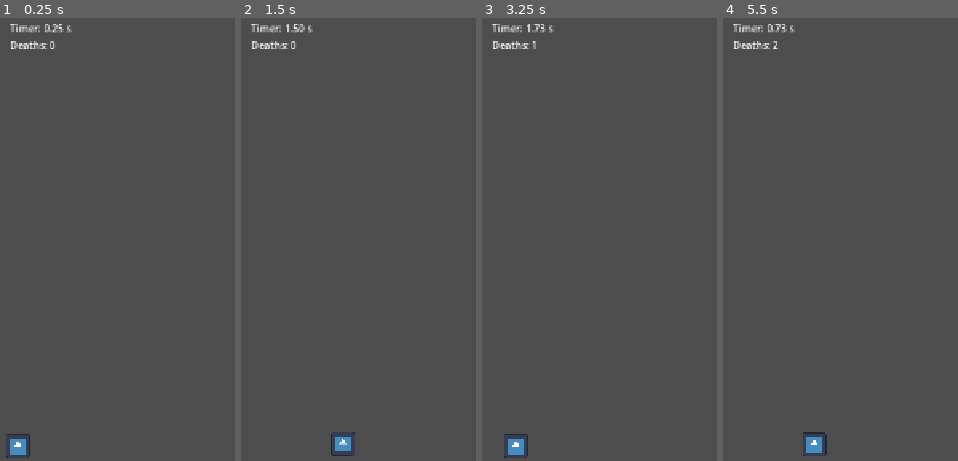
Above: before the commit, frames 1-4 (left to right).
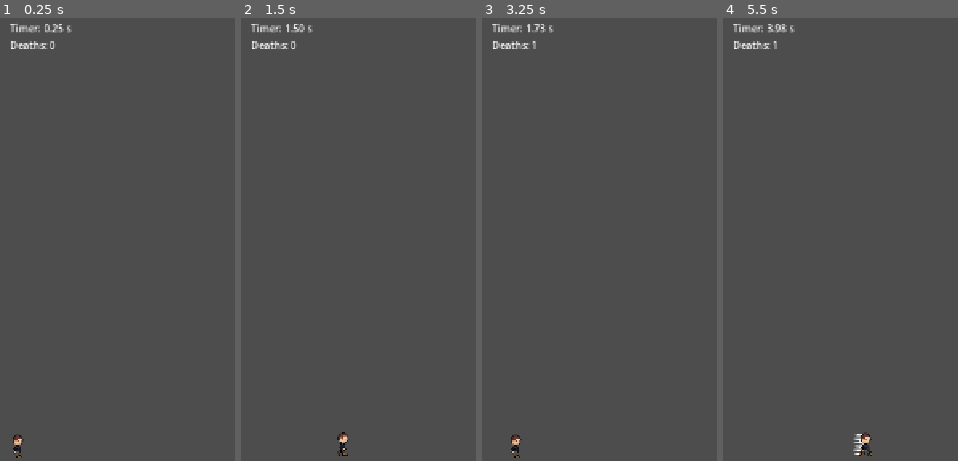
Above: after the commit, the same moments.

Repository: Maxington20/celeste-clone
Game: Godot game, scene res://scenes/levels/level_01.tscn
The game is run twice, just before and just after one commit, with the same random seed, the same clock (stepped at 60 frames per second) and the same inputs. The project has no main scene, so this scene is started directly. The engine's default icon, where the game draws it, is replaced by a stand-in: a white triangle on a blue panel in a dark square.
Inputs:
- Up to frame 1 (0.25 s): no input
- Up to frame 2 (1.5 s): tap Enter at 0.5 s; hold D (move_right) from 0.53 s (still down); tap Shift (dash) at 0.6 s; tap Space (jump) at 0.77, 0.8, 1.07, 1.35 s
- Up to frame 3 (3.25 s): tap Space (jump) at 1.52, 1.82, 2.3, 2.75, 3.02 s; tap Shift (dash) at 1.55, 2.1, 2.85 s; release D (move_right) at 2.03 s; hold A (move_left) 2.03-2.78 s; hold D (move_right) from 2.78 s (still down)
- Up to frame 4 (5.5 s): tap Space (jump) at 3.32, 3.6, 3.77, 4.07, 4.52, 4.82, 5.3 s; release D (move_right) at 4.28 s; hold A (move_left) 4.28-5.03 s; tap Shift (dash) at 4.35, 5.1 s; hold D (move_right) from 5.03 s (still down)

The runs differ from the first frame. In frame 1, 0.3% of the frame differs, in the area x 2-13%, y 93-100%; in frame 2, 0.3%; in frame 3, 0.3%; in frame 4, 0.7%, in the area x 19-64%, y 1-99%.

Commit message:
added sprites and animations and adjusted so ghost will mimic position and animation, not just position

Diff:
--- a/scenes/levels/level.gd
+++ b/scenes/levels/level.gd
@@ -13,7 +13,7 @@
 
 func _ready() -> void:
 	RunHistory.start_run()
-	var record := GameProgress.get_level_record(1)
+	var record := GameProgress.get_level_record(level_id)
 
 	if record.completed:
 		var ghost = GHOST_REPLAY_SCENE.instantiate()
@@ -24,7 +24,7 @@
 func _physics_process(delta: float) -> void:
 
 	if RunHistory.is_run_active:
-		RunHistory.record_position(player.global_position)
+		RunHistory.record_frame(player.global_position, player.animated_sprite.animation)
 		death_count_label.text =  "Deaths: " + str(RunHistory.level_death_count)
 
 	if is_replay_active:
@@ -46,7 +46,7 @@
 
 	RunHistory.complete_run()
 
-	var level_record = GameProgress.get_level_record(1)
+	var level_record = GameProgress.get_level_record(level_id)
 
 	print(level_record.best_run, level_record.best_time, level_record.completed)
 
@@ -54,7 +54,6 @@
 
 	replay_elapsed_time = 0.0
 	is_replay_active = true
-
 	spawn_ghosts()
 
 
--- a/scenes/player/player.gd
+++ b/scenes/player/player.gd
@@ -1,5 +1,6 @@
 extends CharacterBody2D
 
+@onready var animated_sprite: AnimatedSprite2D = $AnimatedSprite2D
 
 const GRAVITY := 1000.0
 const SPEED := 350.0
@@ -16,6 +17,7 @@
 const TURN_ACCELERATION := 2000.0
 const DASH_SPEED := 1000.0
 const WALL_COYOTE_TIME := 0.1
+const DASH_DURATION := 0.12
 
 var coyote_timer := 0.0
 var jump_buffer_timer := 0.0
@@ -24,11 +26,22 @@
 var air_dash_available := true
 var wall_coyote_timer := 0.0
 var last_wall_normal := Vector2.ZERO
+var last_faciing_direction := 1.0
+
+var is_dashing := false
+var dash_timer := 0.0
+var dash_direction := 0.0
 
 
 func _physics_process(delta: float) -> void:
+	var wall_jump_this_frame := false
 
-	var wall_jump_this_frame := false
+	# Dash timer
+	if is_dashing:
+		dash_timer -= delta
+
+		if dash_timer <= 0:
+			is_dashing = false
 
 	# Coyote time and gravity
 	if is_on_floor():
@@ -38,20 +51,29 @@
 		coyote_timer -= delta
 		velocity.y += GRAVITY * delta
 
+	# Wall detection / wall dash recharge
 	if is_on_wall():
 		air_dash_available = true
 		wall_coyote_timer = WALL_COYOTE_TIME
 		last_wall_normal = get_wall_normal()
-
 	else:
 		wall_coyote_timer -= delta
 
+	# Dash
 	if Input.is_action_just_pressed("dash") and air_dash_available and !is_on_floor():
-		var dash_direction := Input.get_axis("move_left", "move_right")
+		var input_direction := Input.get_axis("move_left", "move_right")
 
-		if dash_direction != 0:
+		if input_direction != 0:
+
+			last_faciing_direction = input_direction
+
+			dash_direction = input_direction
+			dash_timer = DASH_DURATION
+			is_dashing = true
+
 			velocity.x = dash_direction * DASH_SPEED
 			velocity.y = 0
+
 			air_dash_available = false
 
 	# Remember a jump press for a short time
@@ -61,11 +83,9 @@
 	else:
 		jump_buffer_timer -= delta
 
-
 	# Remember if the player releases jump
 	if Input.is_action_just_released("jump"):
 		jump_released = true
-
 
 	# Wall jump
 	if wall_coyote_timer > 0 and Input.is_action_just_pressed("jump"):
@@ -78,7 +98,6 @@
 		jump_released = false
 		wall_jump_this_frame = true
 
-
 	# Normal jump / coyote jump / buffered jump
 	elif coyote_timer > 0 and jump_buffer_timer > 0:
 		velocity.y = JUMP_VELOCITY
@@ -87,23 +106,22 @@
 		jump_buffer_timer = 0
 		jump_cut = false
 
-
 	# Cut the jump short if the button has been released
 	if jump_released and velocity.y < 0 and !jump_cut:
 		velocity.y *= 0.5
 		jump_cut = true
 
-
 	# Wall slide
 	if is_on_wall() and velocity.y > 0:
 		velocity.y = min(velocity.y, WALL_SLIDE_SPEED)
-
 
 	# Horizontal movement
 	var direction := Input.get_axis("move_left", "move_right")
 
 	if !wall_jump_this_frame:
 		if direction != 0:
+
+			last_faciing_direction = direction
 
 			var acceleration := ACCELERATION
 
@@ -118,7 +136,7 @@
 				acceleration * delta
 			)
 		else:
-			var deceleration = GROUND_DECELERATION
+			var deceleration := GROUND_DECELERATION
 
 			if !is_on_floor():
 				deceleration = AIR_ACCELERATION
@@ -129,5 +147,31 @@
 				deceleration * delta
 			)
 
+	animate_player(direction)
 
 	move_and_slide()
+
+
+func animate_player(direction: float) -> void:
+	if is_dashing:
+		if dash_direction < 0:
+			animated_sprite.play("dash_left")
+			animated_sprite.position.x = 6
+		else:
+			animated_sprite.play("dash_right")
+			animated_sprite.position.x = -6
+
+	elif direction < 0 and is_on_floor():
+		animated_sprite.play("move_left")
+		animated_sprite.position.x = 0
+
+	elif direction > 0 and is_on_floor():
+		animated_sprite.play("move_right")
+		animated_sprite.position.x = 0
+
+	elif direction == 0:
+		if last_faciing_direction < 0:
+			animated_sprite.play("idle_left")
+		else:
+			animated_sprite.play("idle_right")
+		animated_sprite.position.x = 0
--- a/scenes/player/player.tscn
+++ b/scenes/player/player.tscn
@@ -1,18 +1,178 @@
 [gd_scene format=3 uid="uid://d3cx758c7e1mg"]
 
-[ext_resource type="Texture2D" uid="uid://6w623kfplqu6" path="res://icon.svg" id="1_8afob"]
 [ext_resource type="Script" uid="uid://bw671s6myv64l" path="res://scenes/player/player.gd" id="1_dovo2"]
+[ext_resource type="Texture2D" uid="uid://bxvmcukn4gbo2" path="res://assets/art/platformer_character_test.png" id="2_dovo2"]
+
+[sub_resource type="AtlasTexture" id="AtlasTexture_fcs02"]
+atlas = ExtResource("2_dovo2")
+region = Rect2(96, 64, 32, 32)
+
+[sub_resource type="AtlasTexture" id="AtlasTexture_myrg7"]
+atlas = ExtResource("2_dovo2")
+region = Rect2(64, 64, 32, 32)
+
+[sub_resource type="AtlasTexture" id="AtlasTexture_kvlxm"]
+atlas = ExtResource("2_dovo2")
+region = Rect2(32, 64, 32, 32)
+
+[sub_resource type="AtlasTexture" id="AtlasTexture_uf5tr"]
+atlas = ExtResource("2_dovo2")
+region = Rect2(0, 64, 32, 32)
+
+[sub_resource type="AtlasTexture" id="AtlasTexture_dovo2"]
+atlas = ExtResource("2_dovo2")
+region = Rect2(0, 96, 32, 32)
+
+[sub_resource type="AtlasTexture" id="AtlasTexture_qek5x"]
+atlas = ExtResource("2_dovo2")
+region = Rect2(32, 96, 32, 32)
+
+[sub_resource type="AtlasTexture" id="AtlasTexture_5gtgg"]
+atlas = ExtResource("2_dovo2")
+region = Rect2(64, 96, 32, 32)
+
+[sub_resource type="AtlasTexture" id="AtlasTexture_h17s1"]
+atlas = ExtResource("2_dovo2")
+region = Rect2(96, 96, 32, 32)
+
+[sub_resource type="AtlasTexture" id="AtlasTexture_lgqa7"]
+atlas = ExtResource("2_dovo2")
+region = Rect2(0, 32, 32, 32)
+
+[sub_resource type="AtlasTexture" id="AtlasTexture_gmlin"]
+atlas = ExtResource("2_dovo2")
+region = Rect2(0, 0, 32, 32)
+
+[sub_resource type="AtlasTexture" id="AtlasTexture_lvxji"]
+atlas = ExtResource("2_dovo2")
+region = Rect2(96, 32, 32, 32)
+
+[sub_resource type="AtlasTexture" id="AtlasTexture_p47bc"]
+atlas = ExtResource("2_dovo2")
+region = Rect2(64, 32, 32, 32)
+
+[sub_resource type="AtlasTexture" id="AtlasTexture_75vfm"]
+atlas = ExtResource("2_dovo2")
+region = Rect2(32, 32, 32, 32)
+
+[sub_resource type="AtlasTexture" id="AtlasTexture_0owmy"]
+atlas = ExtResource("2_dovo2")
+region = Rect2(0, 32, 32, 32)
+
+[sub_resource type="AtlasTexture" id="AtlasTexture_je7p5"]
+atlas = ExtResource("2_dovo2")
+region = Rect2(0, 0, 32, 32)
+
+[sub_resource type="AtlasTexture" id="AtlasTexture_fm80t"]
+atlas = ExtResource("2_dovo2")
+region = Rect2(32, 0, 32, 32)
+
+[sub_resource type="AtlasTexture" id="AtlasTexture_gx1jg"]
+atlas = ExtResource("2_dovo2")
+region = Rect2(64, 0, 32, 32)
+
+[sub_resource type="AtlasTexture" id="AtlasTexture_ugbui"]
+atlas = ExtResource("2_dovo2")
+region = Rect2(96, 0, 32, 32)
+
+[sub_resource type="SpriteFrames" id="SpriteFrames_jvmx5"]
+animations = [{
+"frames": [{
+"duration": 2.0,
+"texture": SubResource("AtlasTexture_fcs02")
+}, {
+"duration": 2.0,
+"texture": SubResource("AtlasTexture_myrg7")
+}, {
+"duration": 2.0,
+"texture": SubResource("AtlasTexture_kvlxm")
+}, {
+"duration": 2.0,
+"texture": SubResource("AtlasTexture_uf5tr")
+}],
+"loop": 1,
+"name": &"dash_left",
+"speed": 8.0
+}, {
+"frames": [{
+"duration": 2.0,
+"texture": SubResource("AtlasTexture_dovo2")
+}, {
+"duration": 2.0,
+"texture": SubResource("AtlasTexture_qek5x")
+}, {
+"duration": 2.0,
+"texture": SubResource("AtlasTexture_5gtgg")
+}, {
+"duration": 2.0,
+"texture": SubResource("AtlasTexture_h17s1")
+}],
+"loop": 1,
+"name": &"dash_right",
+"speed": 8.0
+}, {
+"frames": [{
+"duration": 1.0,
+"texture": SubResource("AtlasTexture_lgqa7")
+}],
+"loop": 1,
+"name": &"idle_left",
+"speed": 5.0
+}, {
+"frames": [{
+"duration": 1.0,
+"texture": SubResource("AtlasTexture_gmlin")
+}],
+"loop": 1,
+"name": &"idle_right",
+"speed": 5.0
+}, {
+"frames": [{
+"duration": 1.0,
+"texture": SubResource("AtlasTexture_lvxji")
+}, {
+"duration": 1.0,
+"texture": SubResource("AtlasTexture_p47bc")
+}, {
+"duration": 1.0,
+"texture": SubResource("AtlasTexture_75vfm")
+}, {
+"duration": 1.0,
+"texture": SubResource("AtlasTexture_0owmy")
+}],
+"loop": 1,
+"name": &"move_left",
+"speed": 8.0
+}, {
+"frames": [{
+"duration": 1.0,
+"texture": SubResource("AtlasTexture_je7p5")
+}, {
+"duration": 1.0,
+"texture": SubResource("AtlasTexture_fm80t")
+}, {
+"duration": 1.0,
+"texture": SubResource("AtlasTexture_gx1jg")
+}, {
+"duration": 1.0,
+"texture": SubResource("AtlasTexture_ugbui")
+}],
+"loop": 1,
+"name": &"move_right",
+"speed": 8.0
+}]
 
 [sub_resource type="RectangleShape2D" id="RectangleShape2D_jvmx5"]
-size = Vector2(127, 127)
+size = Vector2(16, 31)
 
 [node name="Player" type="CharacterBody2D" unique_id=114236942]
-scale = Vector2(0.5, 0.5)
+scale = Vector2(2, 2)
 script = ExtResource("1_dovo2")
 
-[node name="Sprite2D" type="Sprite2D" parent="." unique_id=1238508687]
-texture = ExtResource("1_8afob")
+[node name="AnimatedSprite2D" type="AnimatedSprite2D" parent="." unique_id=71310545]
+sprite_frames = SubResource("SpriteFrames_jvmx5")
+animation = &"dash_left"
 
 [node name="CollisionShape2D" type="CollisionShape2D" parent="." unique_id=1774396868]
-position = Vector2(-0.5, 0.5)
+position = Vector2(0.5, 0.5)
 shape = SubResource("RectangleShape2D_jvmx5")
--- a/scenes/replays/ghost_replay.gd
+++ b/scenes/replays/ghost_replay.gd
@@ -2,24 +2,43 @@
 
 signal replay_finished
 
-var positions: Array[Vector2] = []
+@onready var animation_sprite: AnimatedSprite2D = $AnimatedSprite2D
+
+var frames: Array[ReplayFrame] = []
 var frame_index := 0
 var successful := false
 
-func setup(run_positions: Array[Vector2], was_successful: bool = false) -> void:
-	positions = run_positions.duplicate()
+
+func setup(run_frames: Array[ReplayFrame], was_successful: bool = false) -> void:
+	frames = run_frames.duplicate()
 	frame_index = 0
 	successful = was_successful
 
-func _physics_process(delta: float) -> void:
+	if !frames.is_empty():
+		global_position = frames[0].position
 
-	if frame_index >= positions.size():
 
+func _physics_process(_delta: float) -> void:
+	if frame_index >= frames.size():
 		if successful:
 			replay_finished.emit()
+			set_physics_process(false)
 		else:
 			queue_free()
+
 		return
 
-	global_position = positions[frame_index]
+	var replay_frame := frames[frame_index]
+
+	global_position = replay_frame.position
+	animation_sprite.play(replay_frame.animation)
+
+	# Match your player's dash sprite offset
+	if replay_frame.animation == &"dash_left":
+		animation_sprite.position.x = 6
+	elif replay_frame.animation == &"dash_right":
+		animation_sprite.position.x = -6
+	else:
+		animation_sprite.position.x = 0
+
 	frame_index += 1
--- a/scenes/replays/ghost_replay.tscn
+++ b/scenes/replays/ghost_replay.tscn
@@ -1,11 +1,171 @@
 [gd_scene format=3 uid="uid://bdel80kb5nbkk"]
 
 [ext_resource type="Script" uid="uid://nfyoye0i25o3" path="res://scenes/replays/ghost_replay.gd" id="1_jp85b"]
-[ext_resource type="Texture2D" uid="uid://6w623kfplqu6" path="res://icon.svg" id="2_vov4e"]
+[ext_resource type="Texture2D" uid="uid://bxvmcukn4gbo2" path="res://assets/art/platformer_character_test.png" id="2_vov4e"]
+
+[sub_resource type="AtlasTexture" id="AtlasTexture_al5iu"]
+atlas = ExtResource("2_vov4e")
+region = Rect2(96, 64, 32, 32)
+
+[sub_resource type="AtlasTexture" id="AtlasTexture_61kwi"]
+atlas = ExtResource("2_vov4e")
+region = Rect2(64, 64, 32, 32)
+
+[sub_resource type="AtlasTexture" id="AtlasTexture_8t07k"]
+atlas = ExtResource("2_vov4e")
+region = Rect2(32, 64, 32, 32)
+
+[sub_resource type="AtlasTexture" id="AtlasTexture_4e4bk"]
+atlas = ExtResource("2_vov4e")
+region = Rect2(0, 64, 32, 32)
+
+[sub_resource type="AtlasTexture" id="AtlasTexture_p6u1d"]
+atlas = ExtResource("2_vov4e")
+region = Rect2(0, 96, 32, 32)
+
+[sub_resource type="AtlasTexture" id="AtlasTexture_557tn"]
+atlas = ExtResource("2_vov4e")
+region = Rect2(32, 96, 32, 32)
+
+[sub_resource type="AtlasTexture" id="AtlasTexture_i3ypj"]
+atlas = ExtResource("2_vov4e")
+region = Rect2(64, 96, 32, 32)
+
+[sub_resource type="AtlasTexture" id="AtlasTexture_3n6dj"]
+atlas = ExtResource("2_vov4e")
+region = Rect2(96, 96, 32, 32)
+
+[sub_resource type="AtlasTexture" id="AtlasTexture_f04cr"]
+atlas = ExtResource("2_vov4e")
+region = Rect2(0, 32, 32, 32)
+
+[sub_resource type="AtlasTexture" id="AtlasTexture_og74t"]
+atlas = ExtResource("2_vov4e")
+region = Rect2(0, 0, 32, 32)
+
+[sub_resource type="AtlasTexture" id="AtlasTexture_2qvvd"]
+atlas = ExtResource("2_vov4e")
+region = Rect2(96, 32, 32, 32)
+
+[sub_resource type="AtlasTexture" id="AtlasTexture_anjw0"]
+atlas = ExtResource("2_vov4e")
+region = Rect2(64, 32, 32, 32)
+
+[sub_resource type="AtlasTexture" id="AtlasTexture_mt4uq"]
+atlas = ExtResource("2_vov4e")
+region = Rect2(32, 32, 32, 32)
+
+[sub_resource type="AtlasTexture" id="AtlasTexture_4kv28"]
+atlas = ExtResource("2_vov4e")
+region = Rect2(0, 32, 32, 32)
+
+[sub_resource type="AtlasTexture" id="AtlasTexture_76rkb"]
+atlas = ExtResource("2_vov4e")
+region = Rect2(0, 0, 32, 32)
+
+[sub_resource type="AtlasTexture" id="AtlasTexture_rbala"]
+atlas = ExtResource("2_vov4e")
+region = Rect2(32, 0, 32, 32)
+
+[sub_resource type="AtlasTexture" id="AtlasTexture_twtt2"]
+atlas = ExtResource("2_vov4e")
+region = Rect2(64, 0, 32, 32)
+
+[sub_resource type="AtlasTexture" id="AtlasTexture_uvcjl"]
+atlas = ExtResource("2_vov4e")
+region = Rect2(96, 0, 32, 32)
+
+[sub_resource type="SpriteFrames" id="SpriteFrames_jvmx5"]
+animations = [{
+"frames": [{
+"duration": 2.0,
+"texture": SubResource("AtlasTexture_al5iu")
+}, {
+"duration": 2.0,
+"texture": SubResource("AtlasTexture_61kwi")
+}, {
+"duration": 2.0,
+"texture": SubResource("AtlasTexture_8t07k")
+}, {
+"duration": 2.0,
+"texture": SubResource("AtlasTexture_4e4bk")
+}],
+"loop": 1,
+"name": &"dash_left",
+"speed": 8.0
+}, {
+"frames": [{
+"duration": 2.0,
+"texture": SubResource("AtlasTexture_p6u1d")
+}, {
+"duration": 2.0,
+"texture": SubResource("AtlasTexture_557tn")
+}, {
+"duration": 2.0,
+"texture": SubResource("AtlasTexture_i3ypj")
+}, {
+"duration": 2.0,
+"texture": SubResource("AtlasTexture_3n6dj")
+}],
+"loop": 1,
+"name": &"dash_right",
+"speed": 8.0
+}, {
+"frames": [{
+"duration": 1.0,
+"texture": SubResource("AtlasTexture_f04cr")
+}],
+"loop": 1,
+"name": &"idle_left",
+"speed": 5.0
+}, {
+"frames": [{
+"duration": 1.0,
+"texture": SubResource("AtlasTexture_og74t")
+}],
+"loop": 1,
+"name": &"idle_right",
+"speed": 5.0
+}, {
+"frames": [{
+"duration": 1.0,
+"texture": SubResource("AtlasTexture_2qvvd")
+}, {
+"duration": 1.0,
+"texture": SubResource("AtlasTexture_anjw0")
+}, {
+"duration": 1.0,
+"texture": SubResource("AtlasTexture_mt4uq")
+}, {
+"duration": 1.0,
+"texture": SubResource("AtlasTexture_4kv28")
+}],
+"loop": 1,
+"name": &"move_left",
+"speed": 8.0
+}, {
+"frames": [{
+"duration": 1.0,
+"texture": SubResource("AtlasTexture_76rkb")
+}, {
+"duration": 1.0,
+"texture": SubResource("AtlasTexture_rbala")
+}, {
+"duration": 1.0,
+"texture": SubResource("AtlasTexture_twtt2")
+}, {
+"duration": 1.0,
+"texture": SubResource("AtlasTexture_uvcjl")
+}],
+"loop": 1,
+"name": &"move_right",
+"speed": 8.0
+}]
 
 [node name="GhostReplay" type="Node2D" unique_id=88954455]
-scale = Vector2(0.5, 0.5)
+scale = Vector2(2, 2)
 script = ExtResource("1_jp85b")
 
-[node name="Sprite2D" type="Sprite2D" parent="." unique_id=6504040]
-texture = ExtResource("2_vov4e")
+[node name="AnimatedSprite2D" type="AnimatedSprite2D" parent="." unique_id=28838596]
+sprite_frames = SubResource("SpriteFrames_jvmx5")
+animation = &"move_right"
--- a/scripts/game_progress.gd
+++ b/scripts/game_progress.gd
@@ -17,12 +17,12 @@
 	level_id: int,
 	run_time: float,
 	death_count: int,
-	run_positions: Array[Vector2]
+	run_positions: Array[ReplayFrame]
 ) -> void:
 	var record := get_level_record(level_id)
 
 	total_death_count += death_count
-	total_elapsed_time =+ run_time
+	total_elapsed_time += run_time
 
 
 
--- a/scripts/level_record.gd
+++ b/scripts/level_record.gd
@@ -3,4 +3,4 @@
 
 var completed := false
 var best_time := 0.0
-var best_run : Array[Vector2] = []
+var best_run : Array[ReplayFrame] = []
--- /dev/null
+++ b/scripts/replay_frame.gd
@@ -0,0 +1,12 @@
+extends RefCounted
+
+class_name ReplayFrame
+
+
+var position : Vector2
+var animation: StringName
+
+
+func _init(frame_position: Vector2, frame_animation: StringName) -> void:
+	position = frame_position
+	animation = frame_animation
--- a/scripts/run_history.gd
+++ b/scripts/run_history.gd
@@ -1,8 +1,8 @@
 extends Node
 
 var failed_runs: Array[Array] = []
-var successful_run: Array[Vector2] = []
-var current_run: Array[Vector2] = []
+var successful_run: Array[ReplayFrame] = []
+var current_run: Array[ReplayFrame] = []
 var level_death_count := 0
 var run_elapsed_time := 0.00
 var is_run_active := false
@@ -16,8 +16,10 @@
 	is_run_active = true
 
 
-func record_position(position: Vector2) -> void:
-	current_run.append(position)
+func record_frame(position: Vector2, animation: StringName) -> void:
+	current_run.append(
+		ReplayFrame.new(position, animation)
+	)
 
 
 func fail_run() -> void:
Binary file added: assets/art/platformer_character_test.png
Not shown, added: assets/art/platformer_character_test.png.import
Not shown, added: scripts/replay_frame.gd.uid
